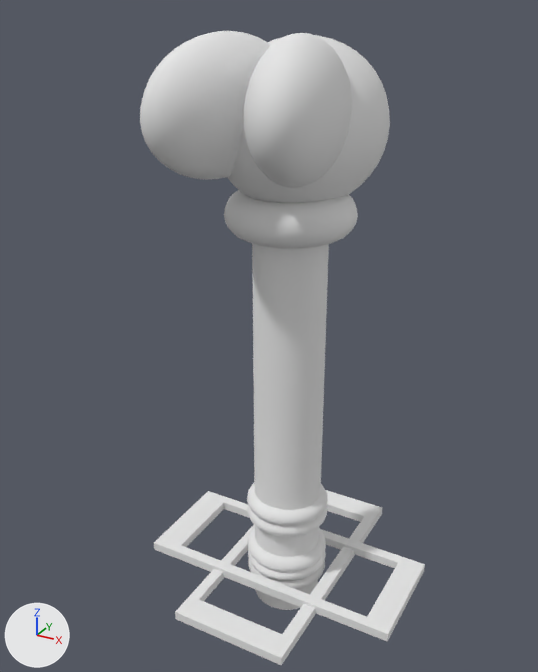
What one commit did to the OBJ model ProyectoFinal/ProyectoFinal/Models/Merry/miniMerry/miniMerry.obj.
One viewpoint serves both versions: a 50 mm lens placed at (-0.005, -3.449, 0.242), pointed at (-0.612, -2.344, -0.311). Every picture has the same lights, and +X, +Y and +Z are marked at lower left. Where no turn or scale is listed for an object, it has been applied to the vertices.

The scene before the commit, as lines of its bpy script (objects in view):
```python
mat_minimerry_lambert12sg = principled_material('miniMerry:lambert12SG')
mat_minimerry_lambert12sg.base_color = (0.8, 0.8, 0.8)  # white #e7e7e7
mat_minimerry_lambert12sg.roughness = 1.0
mat_minimerry_lambert15sg = principled_material('miniMerry:lambert15SG')
mat_minimerry_lambert15sg.base_color = (0.8, 0.8, 0.8)  # white #e7e7e7
mat_minimerry_lambert15sg.roughness = 1.0
mat_minimerry_lambert8sg = principled_material('miniMerry:lambert8SG')
mat_minimerry_lambert8sg.base_color = (0.8, 0.8, 0.8)  # white #e7e7e7
mat_minimerry_lambert8sg.roughness = 1.0
me_minimerry = bpy.data.meshes.new('miniMerry')
me_minimerry.from_pydata(...)  # 3618 vertices, 3644 faces; spans x -0.827..-0.306, y -2.595..-2.104, z -0.876..0.212
# faces by material slot: [2000, 44, 400, 800, 400]
me_minimerry.materials.append(mat_minimerry_lambert12sg)  # white #e7e7e7
me_minimerry.materials.append(mat_minimerry_lambert8sg)  # white #e7e7e7
me_minimerry.materials.append(mat_minimerry_lambert7sg)  # white #e7e7e7
me_minimerry.materials.append(mat_minimerry_lambert15sg)  # white #e7e7e7
me_minimerry.materials.append(mat_minimerry_lambert13sg)  # white #e7e7e7
ob_minimerry = bpy.data.objects.new('miniMerry', me_minimerry)
ob_minimerry.location = (0.0, 0.0, 0.0)
```
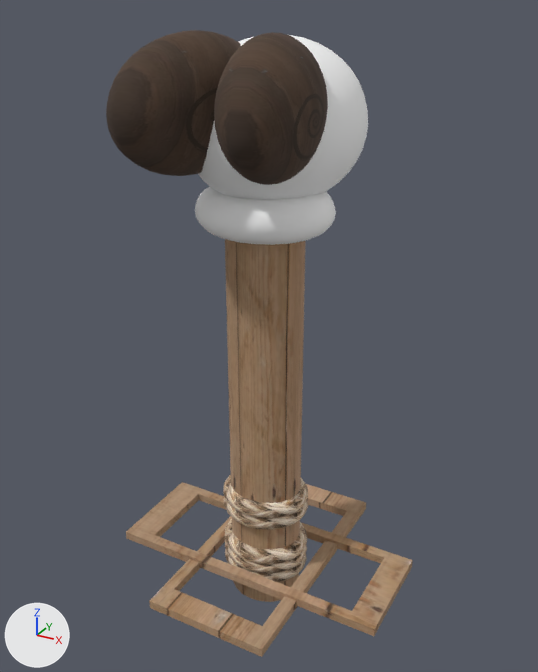
Boxes [x1, y1, x2, y2] around the edits, measured in the pictures (538 x 672 px; the box of a moved part takes in the faces that stretch with it):
'miniMerry', surface changed, reshaped (white to beige, 8% wider)
    before: [140, 31, 425, 665]
    after: [106, 30, 413, 657]
part 1 of me_minimerry, moved or reshaped
    before: [140, 31, 270, 179]
    after: [106, 30, 241, 176]
part 2 of me_minimerry, moved or reshaped
    before: [252, 244, 329, 610]
    after: [225, 239, 305, 602]
part 3 of me_minimerry, moved or reshaped
    before: [224, 190, 358, 249]
    after: [195, 187, 336, 245]
part 4 of me_minimerry, moved or reshaped
    before: [154, 491, 425, 641]
    after: [126, 482, 413, 636]
part 5 of me_minimerry, moved or reshaped
    before: [243, 33, 352, 188]
    after: [214, 32, 328, 185]
part 6 of me_minimerry, moved or reshaped
    before: [175, 490, 382, 665]
    after: [149, 484, 366, 657]
part 7 of me_minimerry, added
    after: [198, 35, 368, 200]
part 8 of me_minimerry, deleted
    before: [228, 35, 390, 203]
part 9 of me_minimerry, moved or reshaped
    before: [247, 483, 328, 590]
    after: [223, 474, 308, 582]

What changed in the scene script:
```text
Add img_madera_jpg:
    img_madera_jpg = load_image('madera.jpg', 'madera.jpg', 512, 512, 'sRGB')
Add img_cuerda_jpg:
    img_cuerda_jpg = load_image('cuerda.jpg', 'cuerda.jpg', 512, 512, 'sRGB')
Add img_cuerno_jpg:
    img_cuerno_jpg = load_image('cuerno.jpg', 'cuerno.jpg', 512, 512, 'sRGB')
Change mat_minimerry_lambert12sg:
    remove mat_minimerry_lambert12sg.base_color = (0.8, 0.8, 0.8)  # white #e7e7e7
    add mat_minimerry_lambert12sg.texture = img_cuerda_jpg
Change mat_minimerry_lambert8sg:
    remove mat_minimerry_lambert8sg.base_color = (0.8, 0.8, 0.8)  # white #e7e7e7
    add mat_minimerry_lambert8sg.texture = img_madera_jpg
Change mat_minimerry_lambert15sg:
    remove mat_minimerry_lambert15sg.base_color = (0.8, 0.8, 0.8)  # white #e7e7e7
    add mat_minimerry_lambert15sg.texture = img_cuerno_jpg
Change me_minimerry:
    used by ob_minimerry; location = (0.0, 0.0, 0.0)
    remove me_minimerry.from_pydata(...)  # 3618 vertices, 3644 faces; spans x -0.827..-0.306, y -2.595..-2.104, z -0.876..0.212
    add me_minimerry.from_pydata(...)  # 3618 vertices, 3644 faces; spans x -0.901..-0.332, y -2.595..-2.104, z -0.876..0.212
    me_minimerry part 1: the loose piece of 382 vertices spanning x -0.712..-0.555, y -2.595..-2.309, z -0.002..0.212 is scaled about its middle by (1.09, 1, 1), then moved by (-0.056, 0.0, 0.0)
    me_minimerry part 2: the loose piece of 40 vertices spanning x -0.631..-0.499, y -2.417..-2.29, z -0.876..-0.102 is scaled about its middle by (1.09, 1, 1), then moved by (-0.05, 0.0, 0.0)
    me_minimerry part 3: the loose piece of 400 vertices spanning x -0.677..-0.453, y -2.466..-2.241, z -0.11..-0.035 is scaled about its middle by (1.09, 1, 1), then moved by (-0.05, 0.0, 0.0)
    me_minimerry part 4: the loose piece of 16 vertices spanning x -0.827..-0.306, y -2.457..-2.247, z -0.805..-0.787 is scaled about its middle by (1.09, 1, 1), then moved by (-0.05, 0.0, 0.0)
    me_minimerry part 5: the loose piece of 382 vertices spanning x -0.576..-0.426, y -2.594..-2.315, z 0.001..0.211 is scaled about its middle by (1.09, 1, 1), then moved by (-0.044, 0.0, 0.0)
    me_minimerry part 6: the loose piece of 16 vertices spanning x -0.676..-0.451, y -2.592..-2.104, z -0.81..-0.793 is scaled about its middle by (1.09, 1, 1), then moved by (-0.049, 0.0, 0.0)
    me_minimerry part 7: a new loose piece, a UV sphere (20 segments, 20 rings, poles along z) spanning x -0.764..-0.464, y -2.496..-2.139, z -0.07..0.205, in mat_minimerry_lambert13sg (picture img_cara_jpg)
    me_minimerry part 8: the loose piece of 382 vertices spanning x -0.702..-0.427, y -2.496..-2.139, z -0.07..0.205 is deleted
    me_minimerry part 9: 10 vertices moved within x -0.533, y -2.353, z -0.817..-0.635; 1990 vertices removed from x -0.646..-0.485, y -2.434..-2.273, z -0.825..-0.627; 1990 vertices added at x -0.703..-0.527, y -2.434..-2.273, z -0.825..-0.627
```
